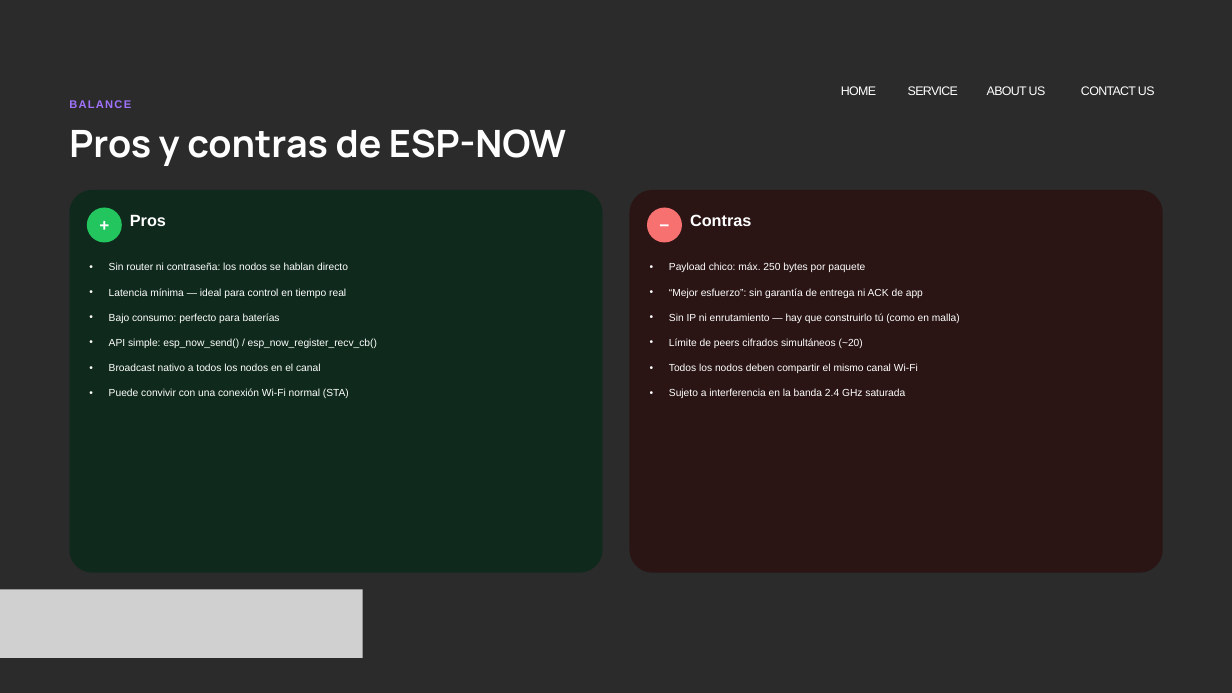
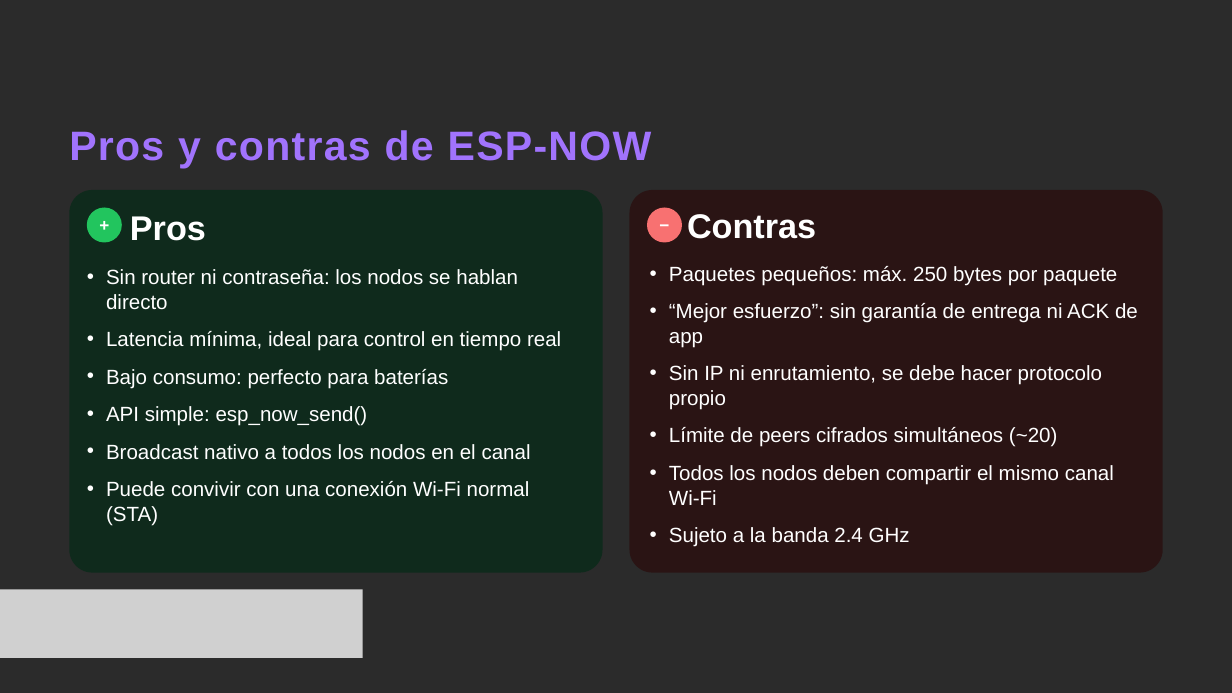
Before and after one commit to PabloJLM/ESPNOW-en-accion, a slide deck: slide 7 of Presentacion ESP NOW.pptx (slide 6 before the commit). Drawn at 1232x693 pixels with LibreOffice and Linux fonts; fonts in the diff are those of the drawing; grey boxes stand for pictures; background and template pictures are left out; a plain dark background stands for a picture behind light text. Boxes give left, top, right and bottom in pixels: in the first picture for what was removed or moved away, otherwise in the second. Text is boxed around its words. In the diff, an @@ line names an element or a change of style, - is before the commit and + after.

```diff
--- a/Presentacion ESP NOW.pptx
+++ b/Presentacion ESP NOW.pptx
@@ text removed at (841,86,876,95) @@
-  HOME
@@ text removed at (908,86,958,95) @@
-  SERVICE
@@ text removed at (987,86,1046,95) @@
-  ABOUT US
@@ text removed at (1081,86,1155,95) @@
-  CONTACT US
@@ text "Pros y contras de ESP-NOW" at (69,130,652,168): size 44 to 48 pt, font Manrope to Arial, text colour #FFFFFF to #A173FD, letter spacing 0 to 1.5 pt @@
@@ text removed at (69,100,131,108) @@
-BALANCE
@@ text "Pros" at (130,216,206,241): size 19 to 40 pt @@
@@ text "Contras" at (687,214,816,239): size 19 to 40 pt @@
@@ text at (106,269,531,526): size 12 to 24 pt in "Sin router ni contraseña: los nodos se ...", "Bajo consumo: perfecto para baterías", "Broadcast nativo a todos los nodos en ...", "Puede convivir con una conexión Wi-Fi normal ..." @@
@@ text at (669,266,1117,286): text changed; size 12 to 24 pt @@
-• Payload chico: máx. 250 bytes por paquete
+• Paquetes pequeños: máx. 250 bytes por paquete
@@ text at (669,303,1138,505): size 12 to 24 pt in "“Mejor esfuerzo”: sin garantía de entrega ni ...", "Límite de peers cifrados simultáneos (~20)", "Todos los nodos deben compartir el mismo ..." @@
@@ text at (106,331,561,351): text changed; size 12 to 24 pt @@
-• Latencia mínima — ideal para control en tiempo real
+• Latencia mínima, ideal para control en tiempo real
@@ text at (669,365,1102,410): text changed; size 12 to 24 pt @@
-• Sin IP ni enrutamiento — hay que construirlo tú (como en malla)
+• Sin IP ni enrutamiento, se debe hacer protocolo propio
@@ text at (106,406,368,426): text changed; size 12 to 24 pt @@
-• API simple: esp_now_send() / esp_now_register_recv_cb()
+• API simple: esp_now_send()
@@ text at (669,527,910,547): text changed; size 12 to 24 pt @@
-• Sujeto a interferencia en la banda 2.4 GHz saturada
+• Sujeto a la banda 2.4 GHz
```
Also in this commit, not shown: 12 other slides changed, 5 slides added, 4 slides removed, 1 other file.
